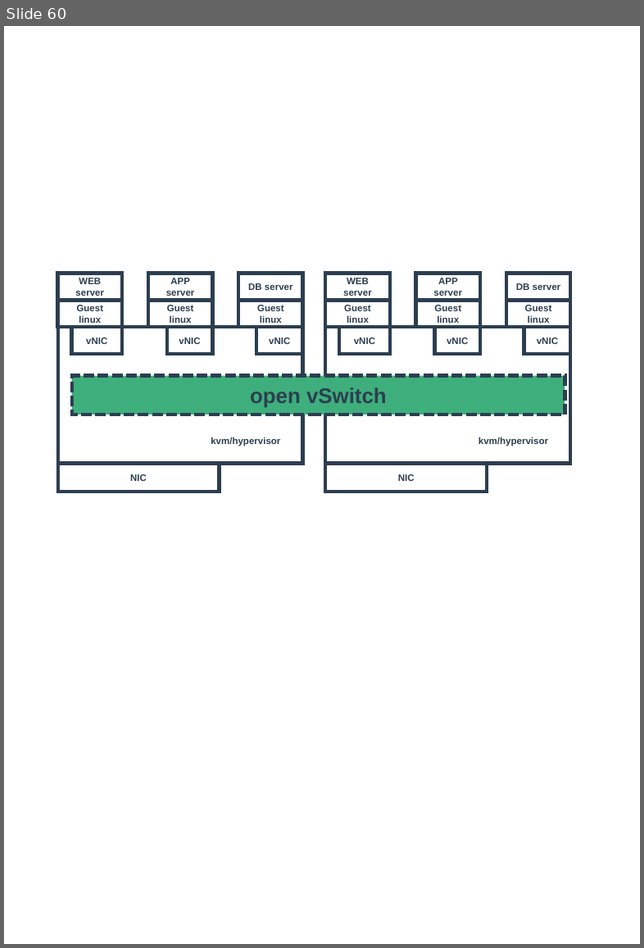
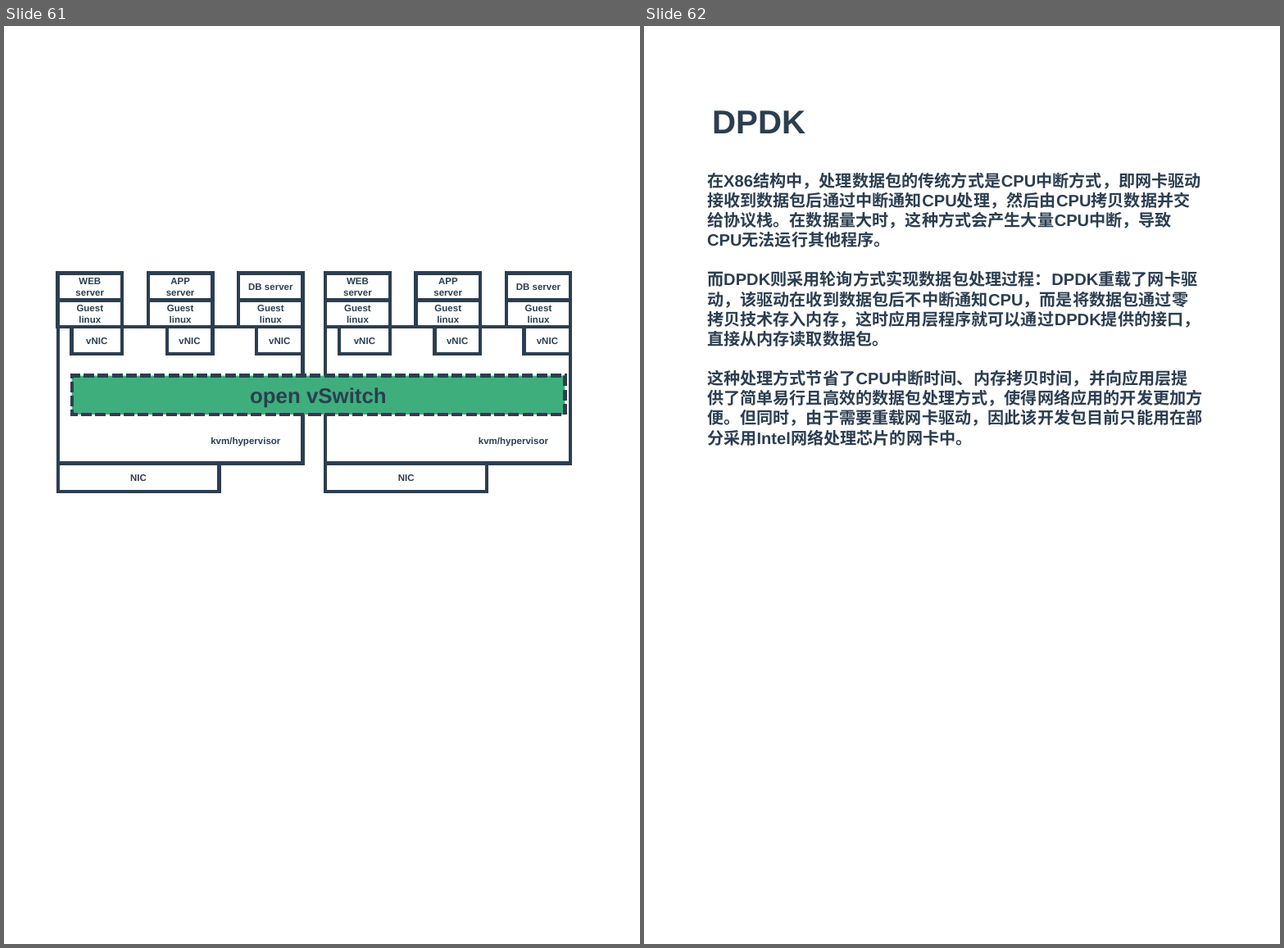
Before and after one commit to zaiqiang-dong/zaiqiang, a slide deck: picture/vitrualization/vitrualization.pptx. Shown side by side, each under a label of ours: slide 60 before the commit, slides 61 and 62 after it. The pictures are 644x948 and 1284x948 pixels, drawn with LibreOffice and Linux fonts; fonts in the diff are those of the drawing. Boxes give left, top, right and bottom in pixels: in the first picture for what was removed or moved away, otherwise in the second. Text is boxed around its words. In the diff, an @@ line names an element or a change of style, - is before the commit and + after.

```diff
--- a/picture/vitrualization/vitrualization.pptx
+++ b/picture/vitrualization/vitrualization.pptx
@@ slide 62 added at <box>644,26,1280,944</box>, background #FFFFFF @@
@@ text added at <box>712,110,806,133</box>, 28 pt, text #2C3E50, bold @@
+DPDK
@@ text added at <box>707,172,1203,446</box>, 14 pt, text #2C3E50, bold @@
+在X86结构中，处理数据包的传统方式是CPU中断方式，即网卡驱动接收到数据包后通过中断通知CPU处理，然后由CPU拷贝数据并交给协议栈。在数据量大时，这种方式会产生大量CPU中断，导致CPU无法运行其他程序。
+而DPDK则采用轮询方式实现数据包处理过程：DPDK重载了网卡驱动，该驱动在收到数据包后不中断通知CPU，而是将数据包通过零拷贝技术存入内存，这时应用层程序就可以通过DPDK提供的接口，直接从内存读取数据包。
+这种处理方式节省了CPU中断时间、内存拷贝时间，并向应用层提供了简单易行且高效的数据包处理方式，使得网络应用的开发更加方便。但同时，由于需要重载网卡驱动，因此该开发包目前只能用在部分采用Intel网络处理芯片的网卡中。
@@ what was slide 60 is now slide 61 @@
```
Also in this commit, not shown: 4 other slides added, 19 other files.
